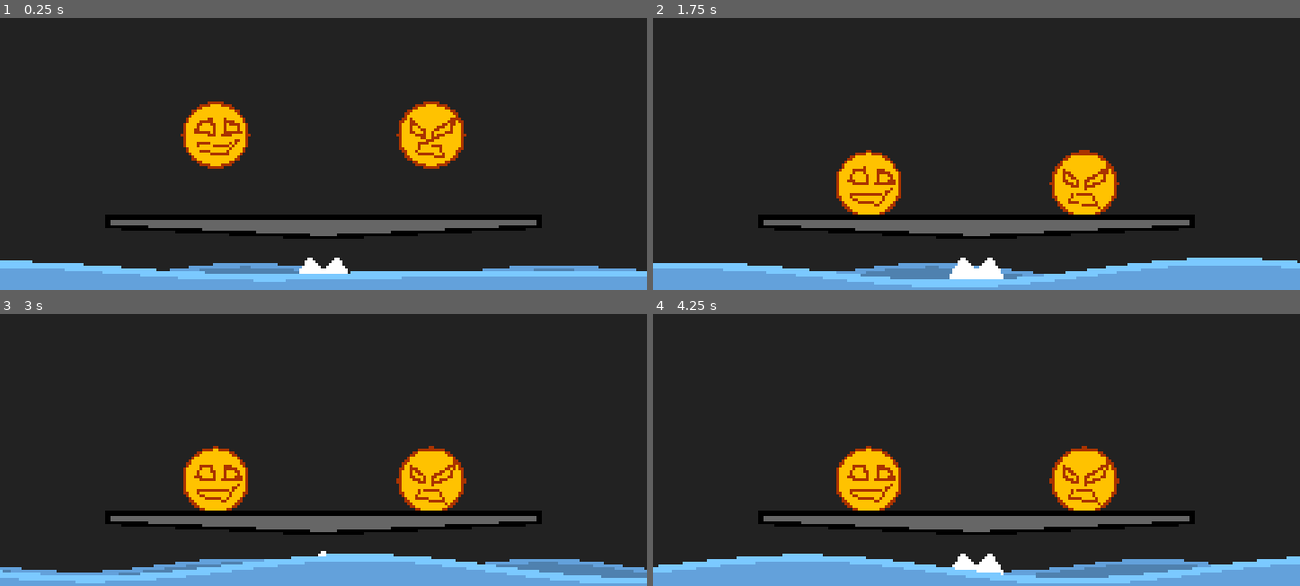
Above: before the commit, frames 1-4 (two rows, left to right).
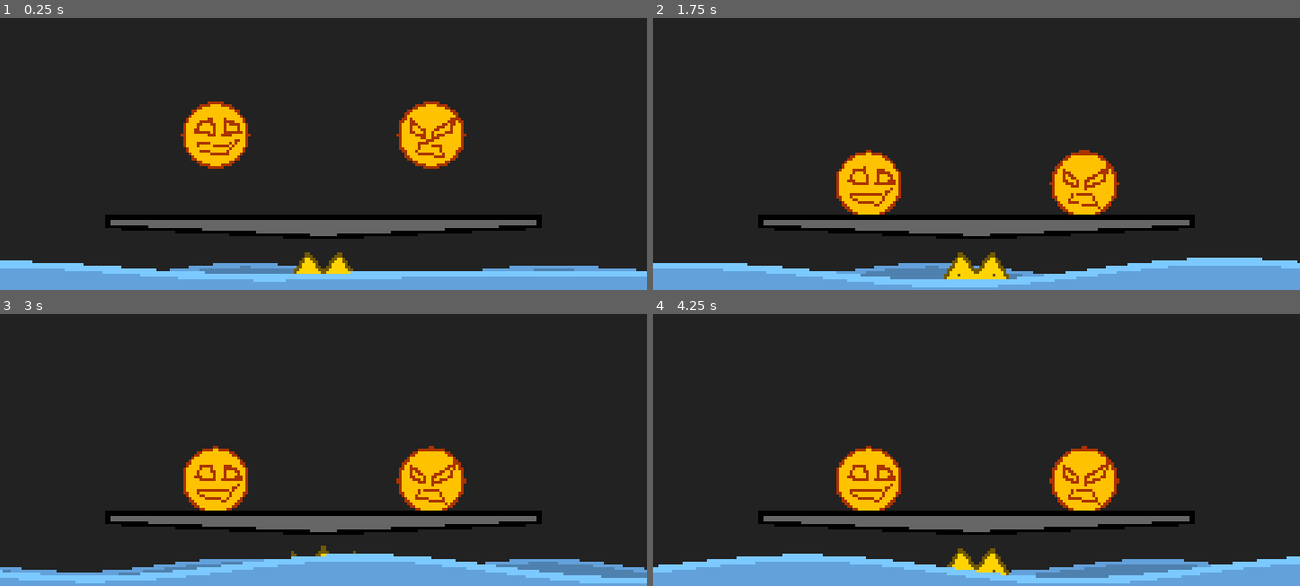
Above: after the commit, the same moments.

Repository: tm-nielsen/big-boy-balance-beam
Game: Godot game, scene res://scenes/root.tscn
The game is run twice, just before and just after one commit, with the same random seed, the same clock (stepped at 60 frames per second) and the same inputs.
Inputs:
- Up to frame 1 (0.25 s): no input
- Up to frame 2 (1.75 s): tap Enter at 0.5 s
- Up to frame 3 (3 s): no input
- Up to frame 4 (4.25 s): no input

The runs differ from the first frame. In frame 1, 0.4% of the frame differs, in the area x 45-55%, y 86-95%; in frame 2, 0.7%, in the area x 45-55%, y 86-97%; in frame 3, less than 0.1%; in frame 4, 0.5%.

Commit message:
Added outline to crown shader

Diff:
--- a/scenes/game.tscn
+++ b/scenes/game.tscn
@@ -60,9 +60,12 @@
 shader_parameter/frequency = 1.0
 shader_parameter/height = 0.15
 shader_parameter/background_colour = Color(0.6, 0.6, 0.6, 1)
+shader_parameter/outline_width = 0.05
+shader_parameter/outline_height = 0.075
+shader_parameter/outline_colour = Color(0.45, 0.411975, 0.2745, 1)
 
 [sub_resource type="QuadMesh" id="QuadMesh_wnk81"]
-size = Vector2(20, 12)
+size = Vector2(24, 16)
 
 [node name="Game" type="Node2D" node_paths=PackedStringArray("reset_manager", "stage_limits")]
 script = ExtResource("1_imn7p")
@@ -180,6 +183,7 @@
 mesh = SubResource("QuadMesh_b4cbx")
 
 [node name="Crown" type="MeshInstance2D" parent="."]
+modulate = Color(1, 0.833333, 0, 1)
 z_index = 2
 material = SubResource("ShaderMaterial_emonr")
 position = Vector2(0, 60)
--- a/visuals/shaders/crown.gdshader
+++ b/visuals/shaders/crown.gdshader
@@ -5,6 +5,11 @@
 uniform float height: hint_range(0, 1) = 0.1;
 
 uniform vec3 background_colour: source_color;
+
+uniform float outline_width: hint_range(0, 0.5) = 0.05;
+uniform float outline_height: hint_range(0, 0.5) = 0.03;
+uniform vec3 outline_colour: source_color;
+
 
 void fragment() {
   float d = sin(UV.x * PI);
@@ -43,5 +48,16 @@
   a += y_step;
   a *= y_cutoff;
 
+  //vec2 pos = UV / SCREEN_PIXEL_SIZE;
+  //vec2 size = vec2(1) * SCREEN_PIXEL_SIZE;
+  //pos = VERTEX;
+  //float o = step(pos.x, 20.0);
+  float o = step(UV.x, outline_width);
+  o += step(1.0 - outline_width, UV.x);
+  o += step(UV.y, outline_height);
+  o += step(0.5 - mod(z, 1), outline_height * 2.0) * step(0.5 + d * height, UV.y + height + outline_height);
+  o = clamp(o, 0, 1);
+  COLOR.rgb *= mix(vec3(1), outline_colour, o);
+
   COLOR.a = a;
 }
